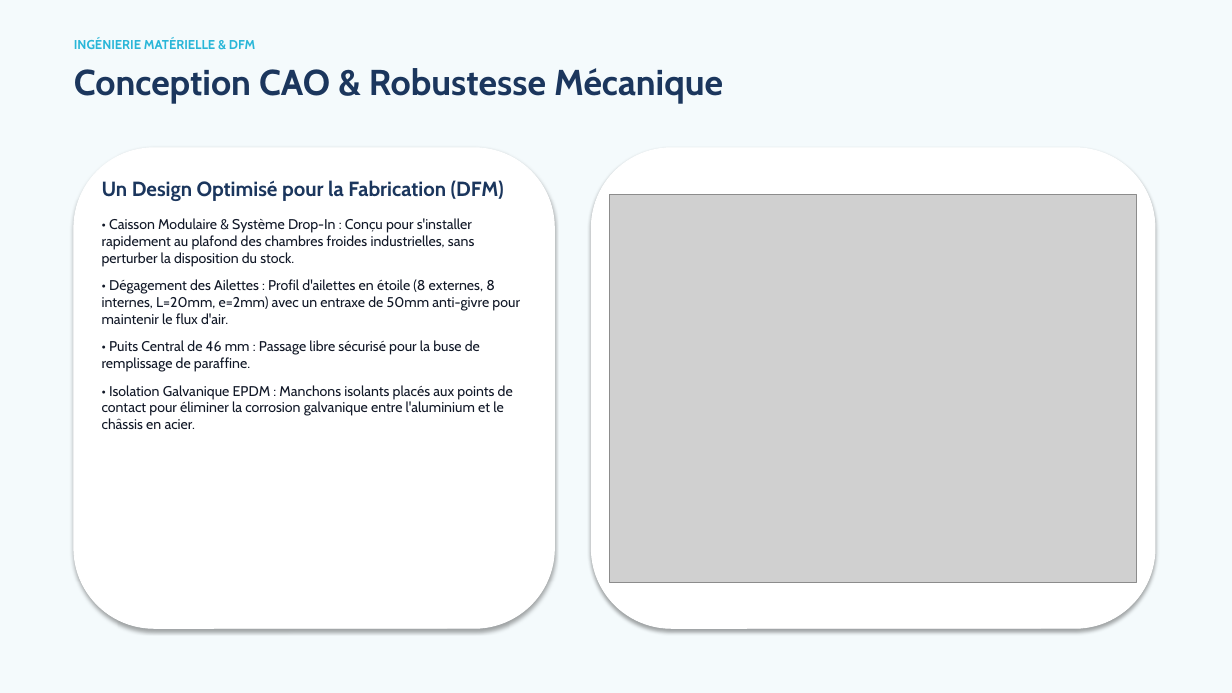
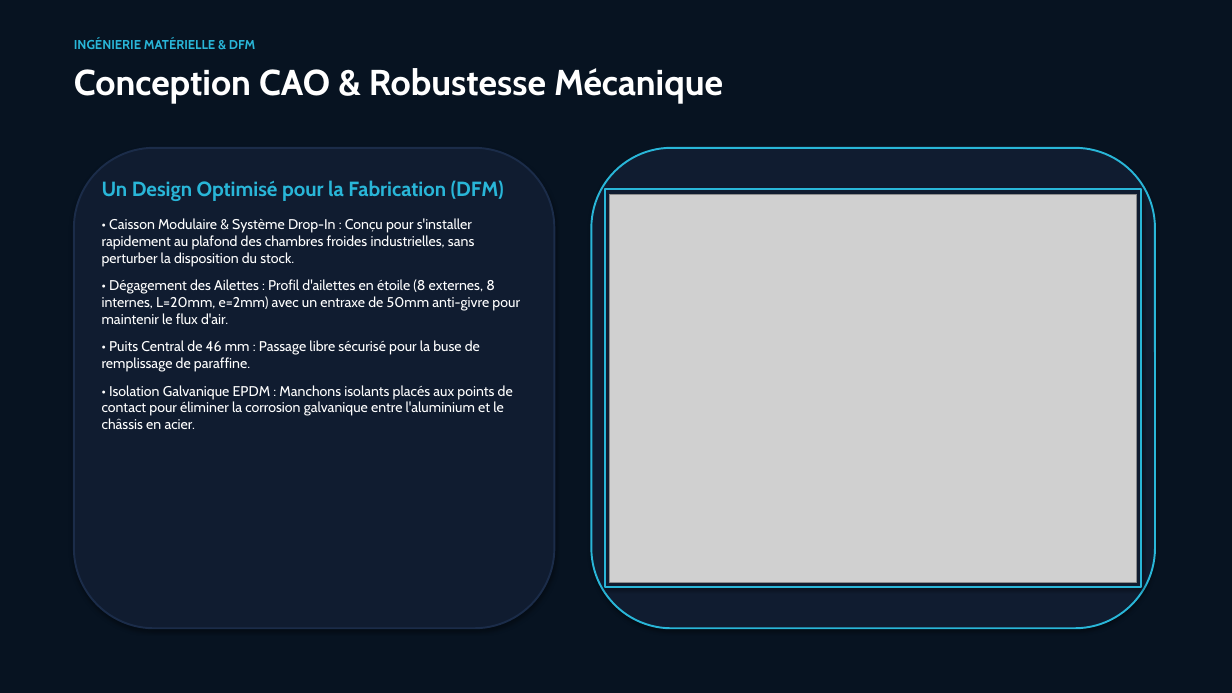
Before and after one commit to Islem-dev31/mcp-tes-simulator, a slide deck: slide 5 of kryodrop_pitch_deck.pptx. Drawn at 1232x693 pixels with LibreOffice and Linux fonts; fonts in the diff are those of the drawing; grey boxes stand for pictures. Boxes give left, top, right and bottom in pixels: in the first picture for what was removed or moved away, otherwise in the second. Text is boxed around its words. In the diff, an @@ line names an element or a change of style, - is before the commit and + after.

```diff
--- a/kryodrop_pitch_deck.pptx
+++ b/kryodrop_pitch_deck.pptx
@@ background #F4FAFC to #071321 @@
@@ text "Conception CAO & Robustesse Mécanique" at [74,68,723,104]: text colour #1B365D to #FFFFFF @@
@@ rounded rectangle at [74,148,555,628]: fill #FFFFFF to #101C30; outline #FFFFFF 0.75 pt to #1B2C49 1.5 pt @@
@@ rounded rectangle at [592,148,1155,628]: fill #FFFFFF to #101C30; outline #FFFFFF 0.75 pt to #29B6D8 1.5 pt @@
@@ text "Un Design Optimisé pour la ..." at [102,180,520,429]: text colour #1B365D to #29B6D8 in "Un Design Optimisé pour la Fabrication (DFM)"; text colour #111827 to #FFFFFF @@
@@ rectangle added at [605,189,1141,587], fill #101C30, outline #29B6D8 1.5 pt @@
```
Also in this commit, not shown: 7 other slides changed, 2 other files.
